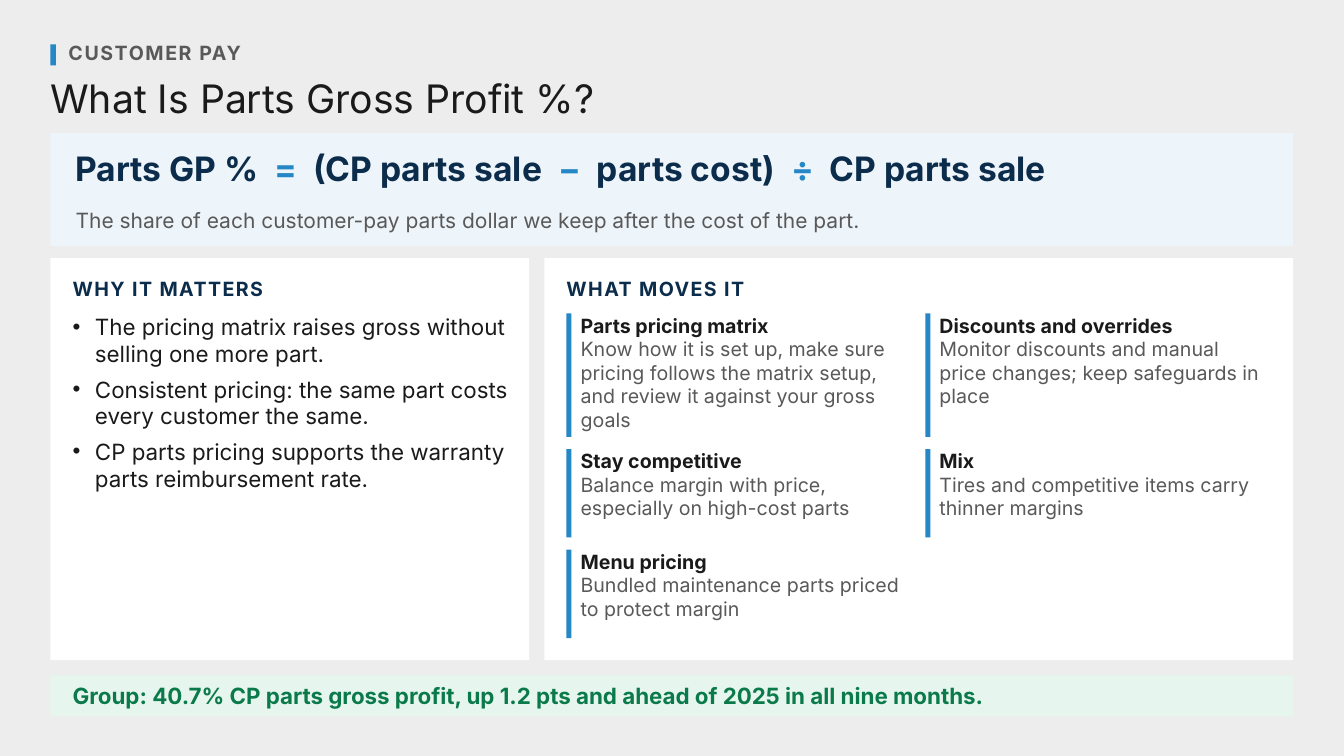
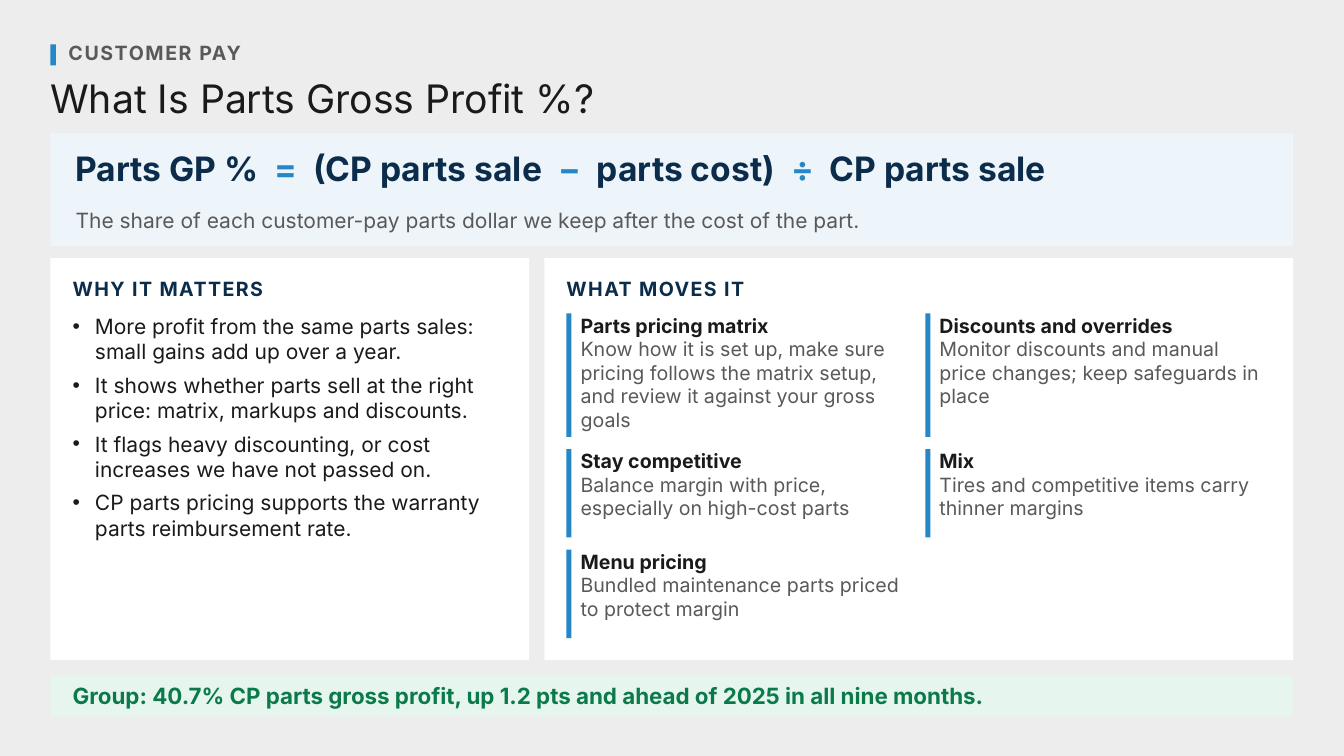
Before and after one commit to Ndresner/Noah, a slide deck: slide 7 of day2-deck/decks/Metric Explainers - Review.pptx. Drawn at 1344x756 pixels with LibreOffice and Linux fonts; fonts in the diff are those of the drawing. Boxes give left, top, right and bottom in pixels: in the first picture for what was removed or moved away, otherwise in the second. Text is boxed around its words. In the diff, an @@ line names an element or a change of style, - is before the commit and + after.

```diff
--- a/day2-deck/decks/Metric Explainers - Review.pptx
+++ b/day2-deck/decks/Metric Explainers - Review.pptx
@@ text at box(95, 318, 473, 482): text changed; size 16 to 15 pt @@
-• The pricing matrix raises gross without selling one more part.
-• Consistent pricing: the same part costs every customer the same.
+• More profit from the same parts sales: small gains add up over a year.
+• It shows whether parts sell at the right price: matrix, markups and discounts.
+• It flags heavy discounting, or cost increases we have not passed on.
@@ text at box(95, 494, 479, 541): size 16 to 15 pt in "CP parts pricing supports the warranty parts ..." @@
```
Also in this commit, not shown: 1 other slide changed, 4 other files.
